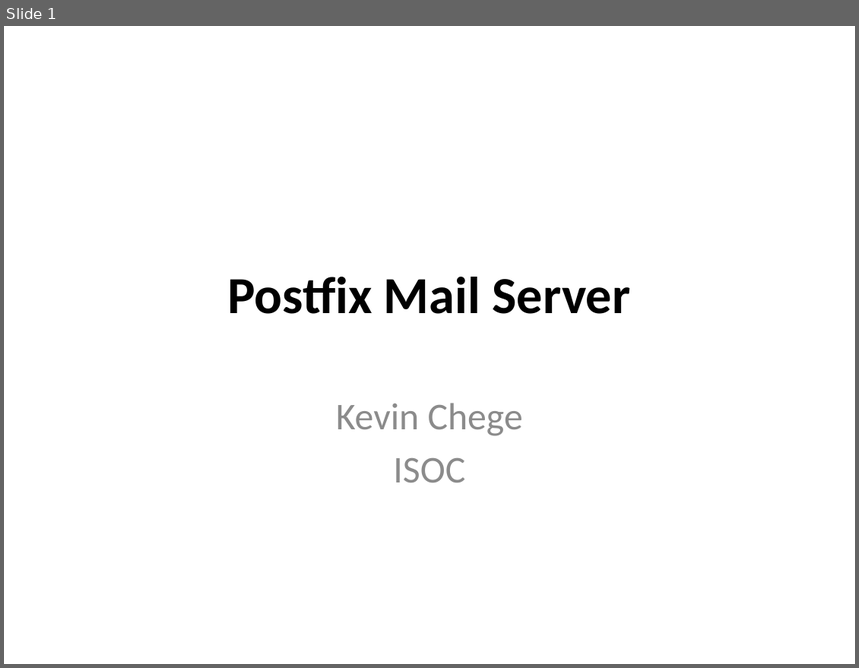
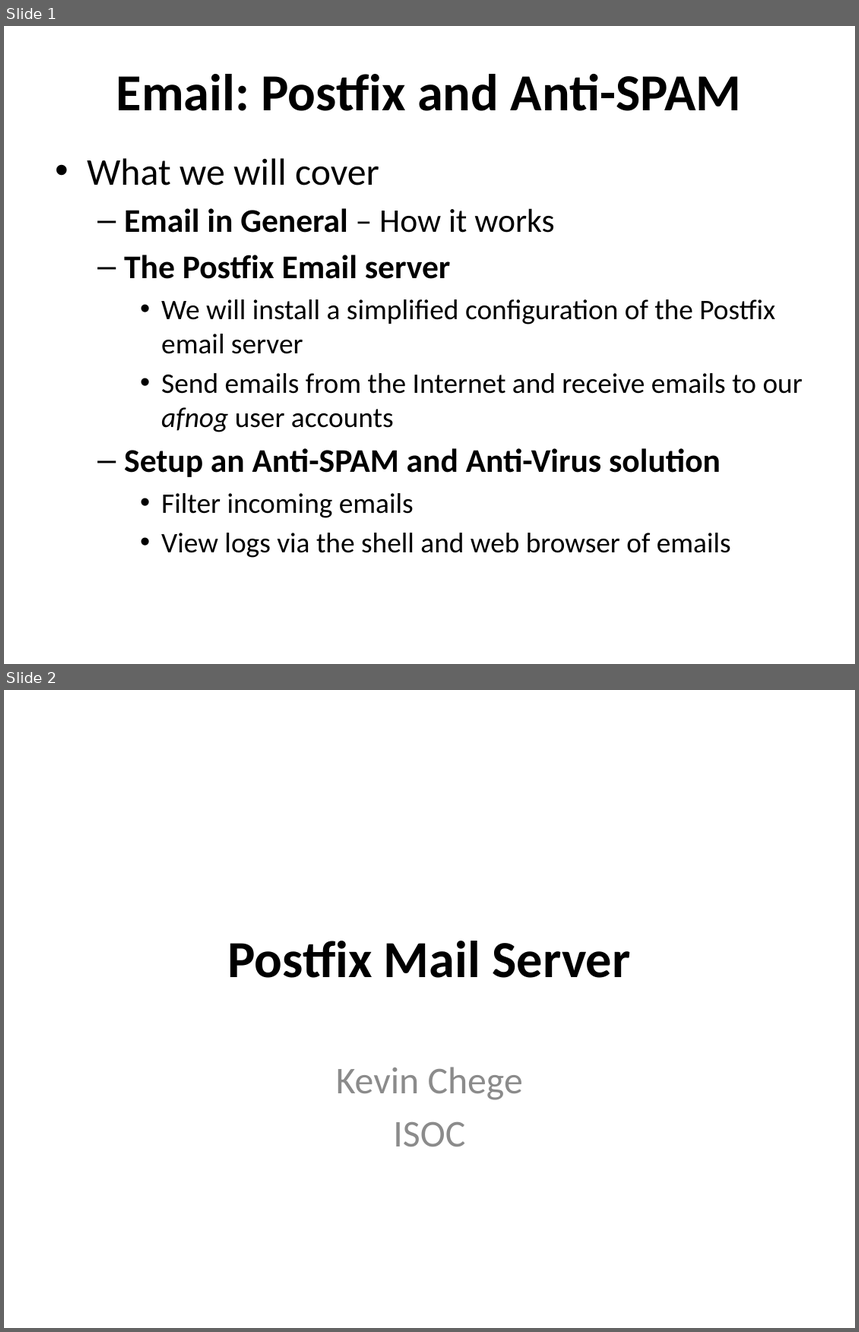
Before and after one commit to afnog/sse, a slide deck: postfix/postfix-mailgateway-debian.ppt. Shown one above the other, each under a label of ours: slide 1 before the commit, slides 1 and 2 after it. The pictures are 859x668 and 859x1332 pixels, drawn with LibreOffice and Linux fonts; fonts in the diff are those of the drawing. Boxes give left, top, right and bottom in pixels: in the first picture for what was removed or moved away, otherwise in the second. Text is boxed around its words. In the diff, an @@ line names an element or a change of style, - is before the commit and + after.

Commit message:
/ ‘postfix/postfix-mailgateway-debian.ppt’

```diff
--- a/postfix/postfix-mailgateway-debian.ppt
+++ b/postfix/postfix-mailgateway-debian.ppt
@@ slide 1 added at [4, 26, 855, 664], background #FFFFFF @@
@@ title added at [116, 74, 742, 111], 44 pt, text #000000, bold @@
+Email: Postfix and Anti-SPAM
@@ text added at [87, 158, 803, 558], 24 pt, text #000000 @@
+• What we will cover
+  – Email in General – How it works
+  – The Postfix Email server
+    • We will install a simplified configuration of the Postfix email server
+    • Send emails from the Internet and receive emails to our afnog user accounts
+  – Setup an Anti-SPAM and Anti-Virus solution
+    • Filter incoming emails
+    • View logs via the shell and web browser of emails
@@ what was slide 1 is now slide 2 @@
```
Also in this commit, not shown: 1 other slide added.
